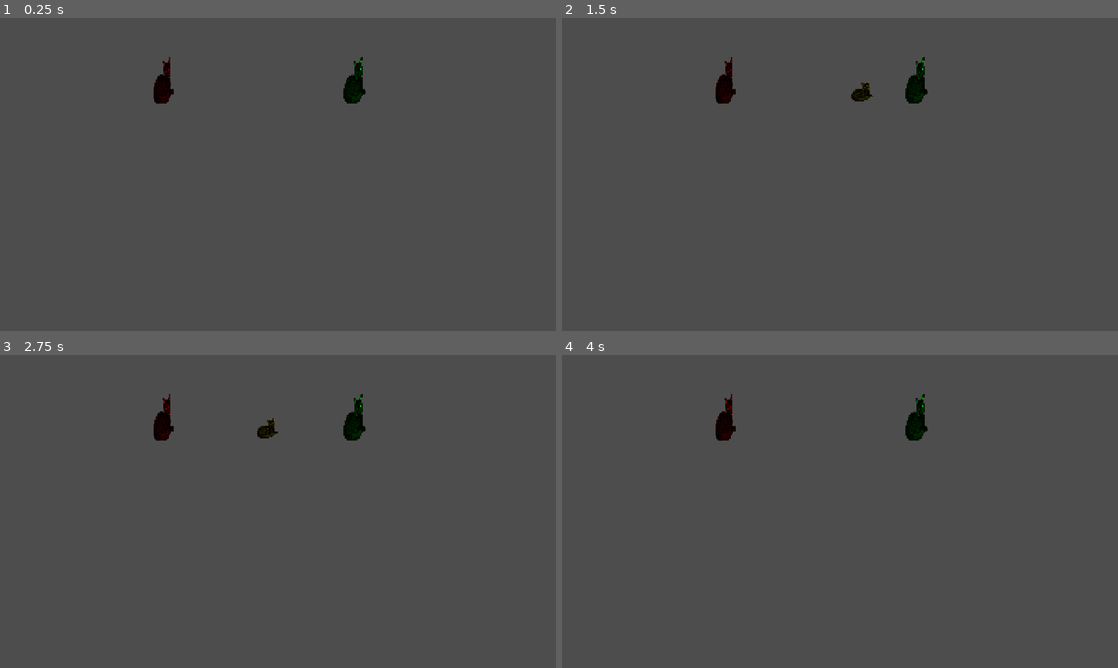
Above: before the commit, frames 1-4 (two rows, left to right).
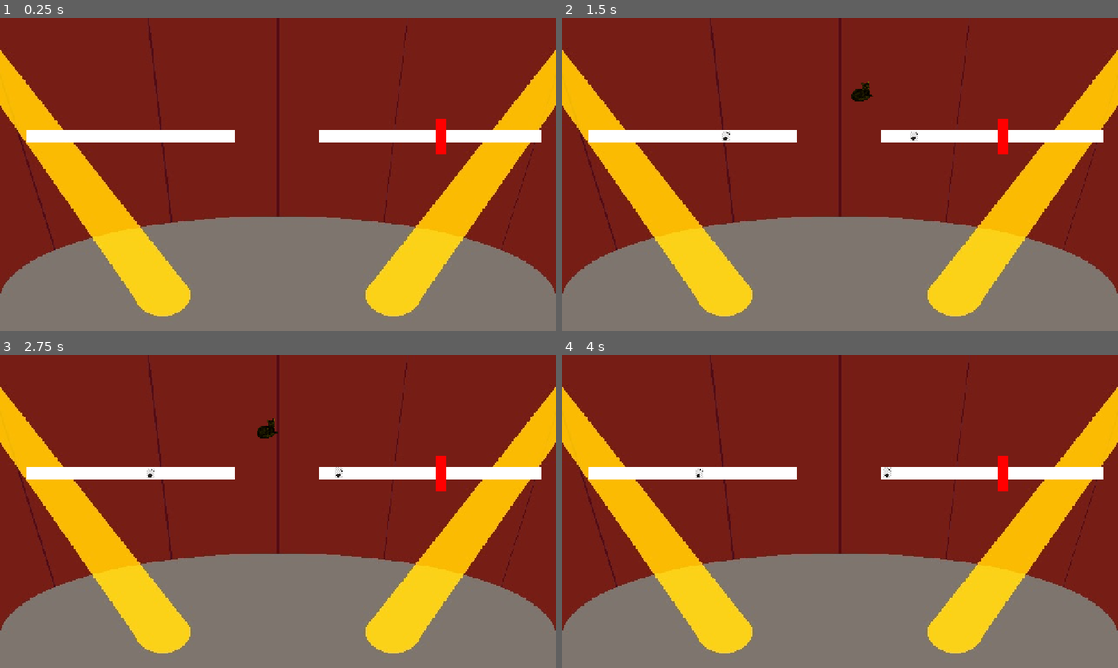
Above: after the commit, the same moments.

Repository: CAHSI-Game-Studios/CGS-project
Game: Godot game, scene res://games/gameB/scenes/GameBScene.tscn
Two runs of this game, one before a commit and one after it. Both use one fixed random seed, a clock stepped at 60 frames per second and the inputs below. This scene is started directly instead of the project's main scene.
Inputs (mouse positions are in pixels of both pictures, inside the frame that each line leads up to):
- Up to frame 1 (0.25 s): no input
- Up to frame 2 (1.5 s): tap Enter (ui_accept) at 0.5, 0.77 s; move the mouse to (962, 158) at 0.52 s; hold D (move_right) 0.53-1.28 s; hold T (open_terminal) 0.53-1.28 s; click (962, 158) at 0.67 s; move the mouse to (728, 190) at 1.27 s; hold S (move_down) from 1.28 s (still down); tap T (open_terminal) at 1.35 s
- Up to frame 3 (2.75 s): tap Enter (ui_accept) at 1.52 s; move the mouse to (333, 442) at 2.02 s; release S (move_down) at 2.03 s; hold D (move_right) from 2.03 s (still down); hold T (open_terminal) from 2.03 s (still down)
- Up to frame 4 (4 s): move the mouse to (812, 574) at 2.77 s; release D (move_right) at 2.78 s; release T (open_terminal) at 2.78 s; hold W (move_up) 2.78-3.53 s; tap T (open_terminal) at 2.85 s; click (812, 574) at 2.92 s; tap Enter (ui_accept) at 3.02, 3.77 s; move the mouse to (1006, 558) at 3.52 s; hold A (move_left) from 3.53 s (still down); hold T (open_terminal) from 3.53 s (still down)

The runs differ from the first frame. In frame 1, 100% of the frame differs, in the area x 0-100%, y 0-100%; in frame 2, 100%; in frame 3, 100%; in frame 4, 100%.

Commit message:
Implemente a transition from gameplay to difficulty select.
Using game_b_scene as a scene manager, the game now sends player to difficulty select after winning a game with rounds remaining. The difficulty select screen is still not implemented.

Diff:
--- /dev/null
+++ b/src/games/gameB/scenes/Difficulty_Select.tscn
@@ -0,0 +1,3 @@
+[gd_scene format=3 uid="uid://cu50v86rnruto"]
+
+[node name="DifficultySelect" type="Node2D" unique_id=114060325]
--- a/src/games/gameB/scripts/game_b_scene.gd
+++ b/src/games/gameB/scripts/game_b_scene.gd
@@ -6,6 +6,8 @@
 @onready var minigame_timer = get_node("NoteHandler").get_node("MinigameDuration")
 @onready var note_spawner = get_node("NoteHandler").get_node("NoteSpawner")
 @onready var note_timer = note_spawner.get_node("SpawnTimer")
+@onready var gameplay_scene = preload("res://games/gameB/scenes/CollisionDemo.tscn")
+@onready var difficulty_select_scene = preload("res://games/gameB/scenes/Difficulty_Select.tscn")
 #Keep track of the score to determine wether the game was won or lost
 var score = 20
 #Score required to pass the minigame
@@ -22,9 +24,14 @@
 #Determines the speed at which "notes" travel
 var note_speed = 300
 
+var remaining_rounds = 0
+
+var current_scene
 
 ## Called when the game is added to the scene tree. Note that _ready is called BEFORE enter.
 func _ready() -> void:
+	current_scene = gameplay_scene.instantiate()
+	add_child(current_scene)
 	#temporary boot-up will be replaced with code that does not start the player immediately in the game portion
 	lose_game()
 ## Called every physics frame. _delta is the seconds between each frame.
@@ -88,7 +95,23 @@
 		gameplay_B_end.emit()
 
 func win_game():
-	#note_speed +=10
+
+	#note_speed +=20
 	#Add logic to return to difficulty select scene
 	#Currently only sends the request_exit signal
-	exit()
+	if remaining_rounds <=0:
+		current_scene.queue_free()
+		exit()
+	else:
+
+		note_speed += 20
+		remaining_rounds -=1
+		to_difficulty_select()
+
+
+
+func to_difficulty_select():
+	print("changing scene")
+	current_scene.queue_free()
+	current_scene = difficulty_select_scene.instantiate()
+	add_child(difficulty_select_scene)
